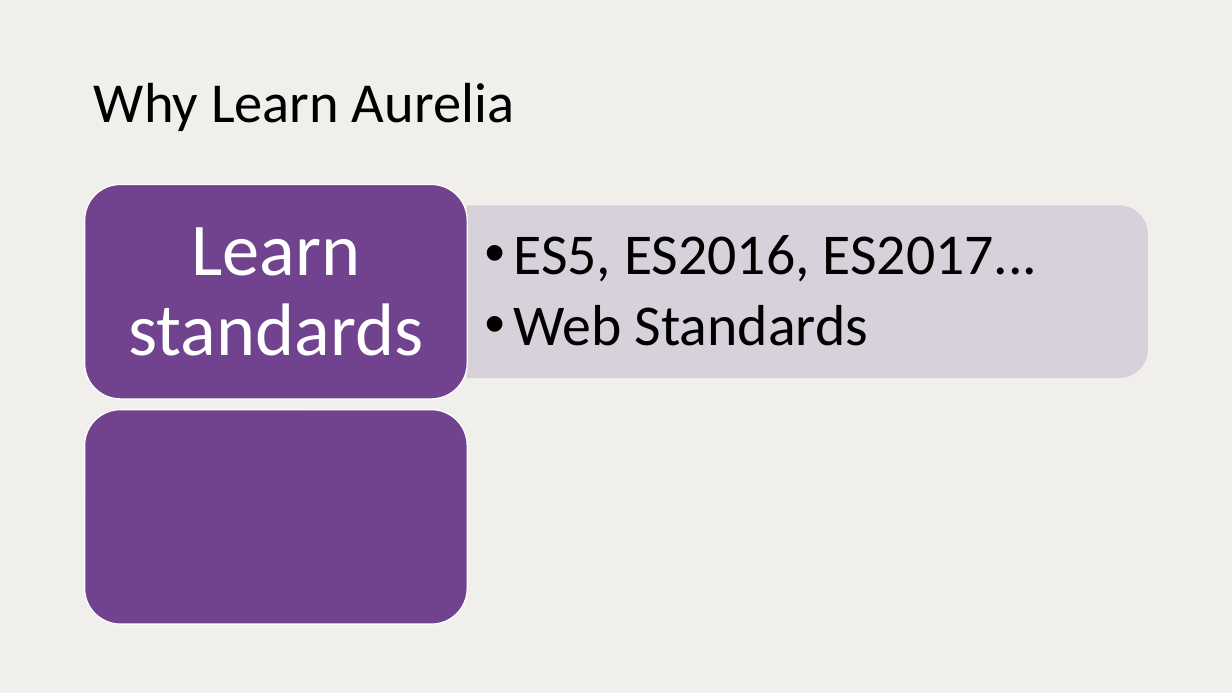
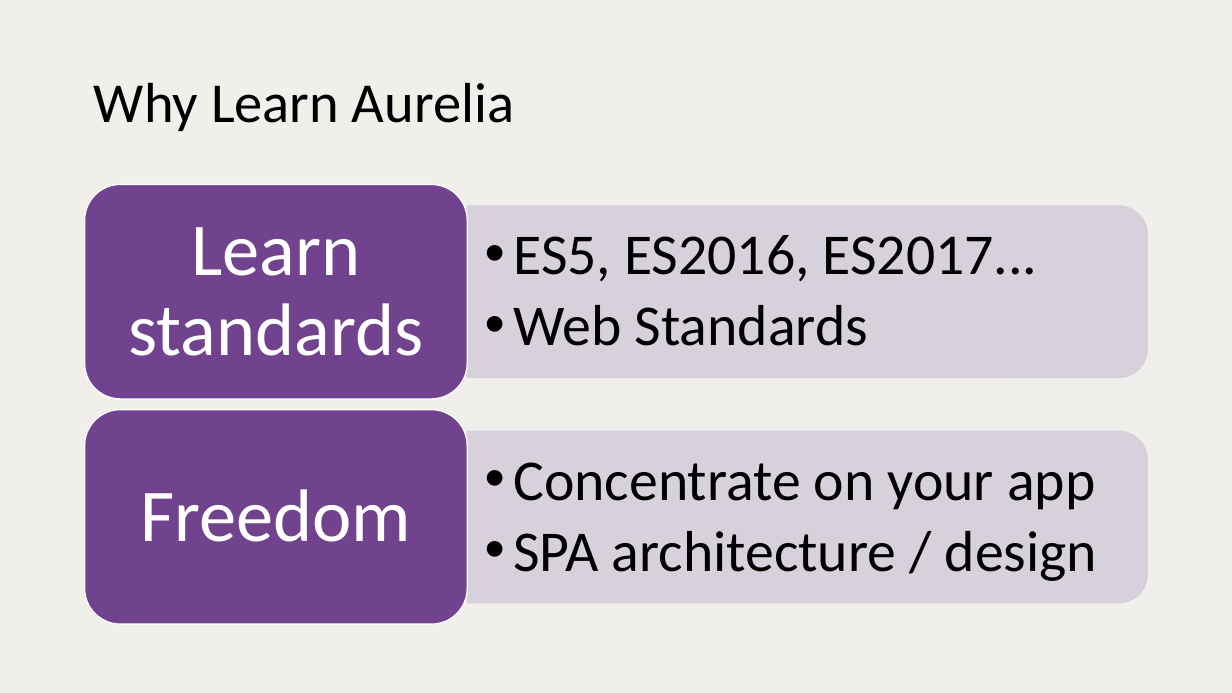
Before and after one commit to vuorinem/ADNUGTalk, a slide deck: slide 30 of Aurelia.pptm. Drawn at 1232x693 pixels with LibreOffice and Linux fonts; fonts in the diff are those of the drawing. Boxes give left, top, right and bottom in pixels: in the first picture for what was removed or moved away, otherwise in the second. Text is boxed around its words. In the diff, an @@ line names an element or a change of style, - is before the commit and + after.

```diff
--- a/Aurelia.pptm
+++ b/Aurelia.pptm
@@ round same rect added at box(468, 431, 1148, 603), fill #D5CFDB at 90% opacity, outline #D5CFDB 1 pt @@
@@ text added at box(513, 462, 1097, 581), 45 pt, text #000000 @@
+  •• Concentrate on your app
+  •• SPA architecture / design
@@ text added at box(140, 489, 411, 542), 58 pt, text #FFFFFF @@
+Freedom
```
Also in this commit, not shown: 9 other slides changed, 1 slide added, 1 slide removed.
